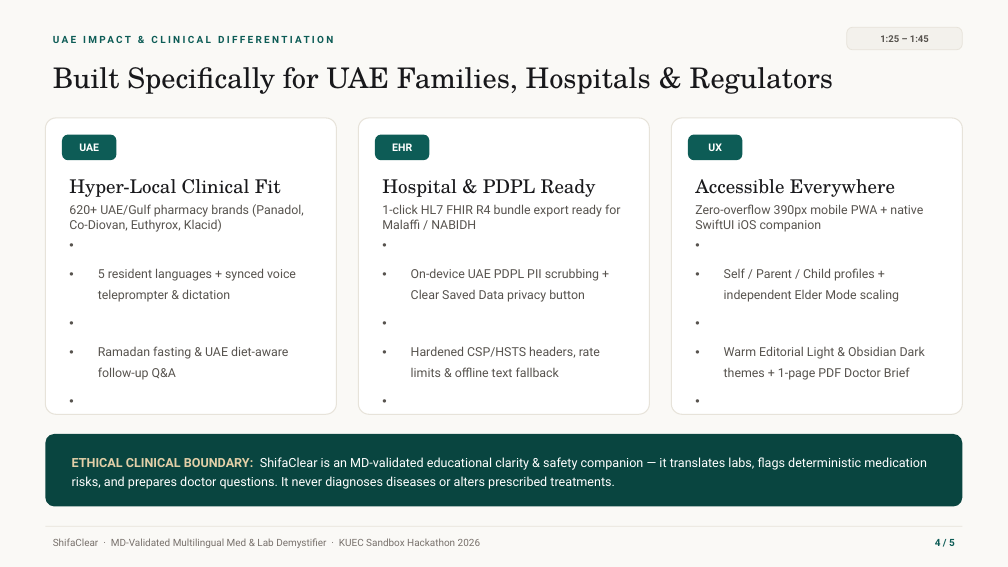
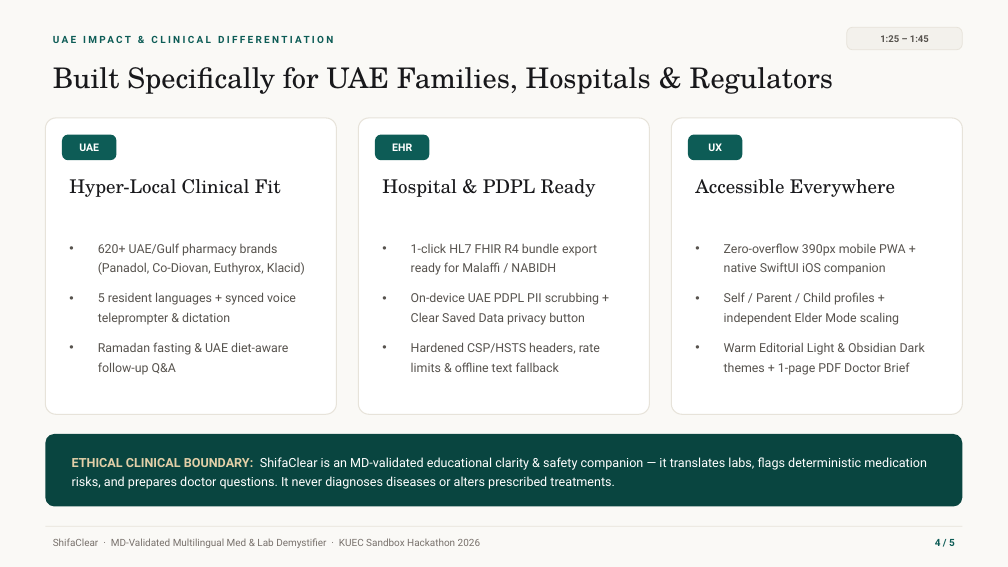
Before and after one commit to EigenLayerovich/Shifa_Clear, a slide deck: slide 4 of ShifaClear_KUEC_Pitch_Deck.pptx. Drawn at 1008x567 pixels with LibreOffice and Linux fonts; fonts in the diff are those of the drawing. Boxes give left, top, right and bottom in pixels: in the first picture for what was removed or moved away, otherwise in the second. Text is boxed around its words. In the diff, an @@ line names an element or a change of style, - is before the commit and + after.

```diff
--- a/ShifaClear_KUEC_Pitch_Deck.pptx
+++ b/ShifaClear_KUEC_Pitch_Deck.pptx
@@ line spacing 1.38 to 1.32; more space between paragraphs in 3 elements at box(98, 243, 305, 375), box(411, 244, 600, 372), box(724, 243, 925, 375) @@
```
Also in this commit, not shown: 2 other slides changed.
